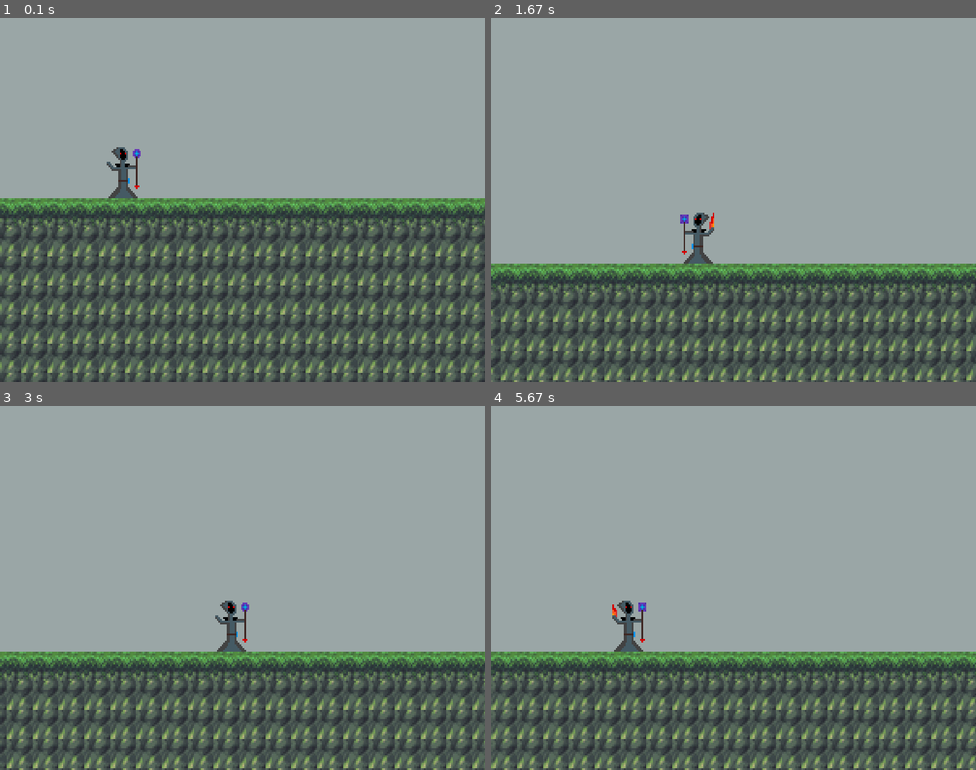
Above: before the commit, frames 1-4 (two rows, left to right).
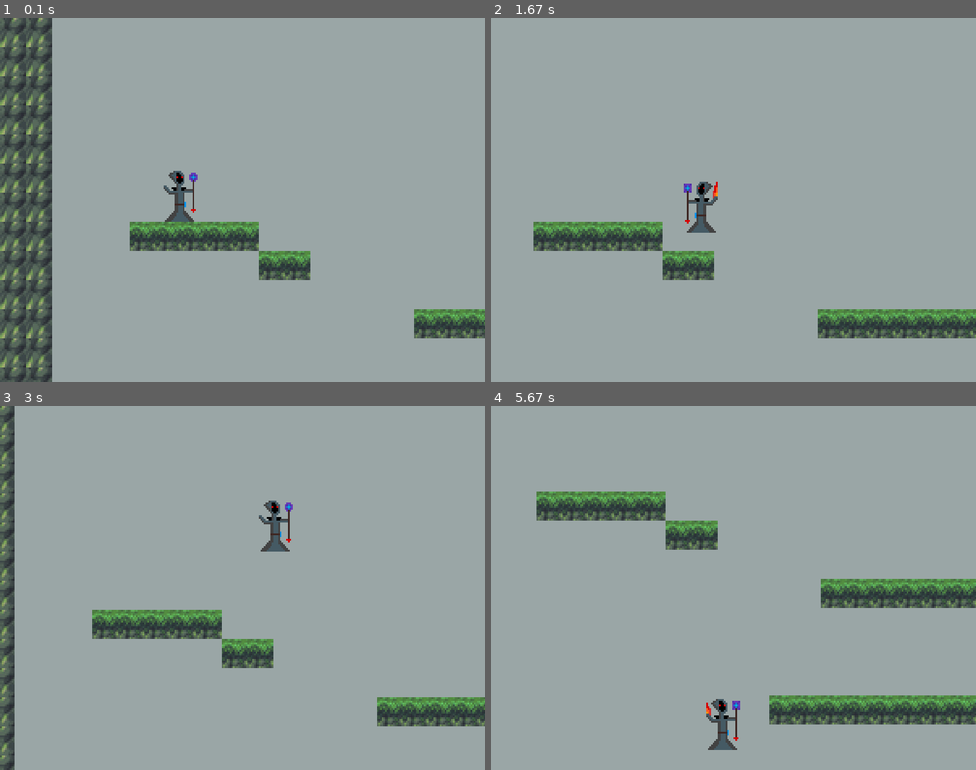
Above: after the commit, the same moments.

Repository: the-akira/PyGameDev
Game: pygame game, started from Exemplos/Platformer/game.py
The game is run twice, just before and just after one commit, with the same random seed, the same clock (stepped at 60 frames per second) and the same inputs.
Inputs:
- Up to frame 1 (0.1 s): no input
- Up to frame 2 (1.67 s): hold Right 0.33-0.8 s; hold Right 0.83-1.3 s; tap Space at 0.9, 1.2, 1.4 s; hold Left from 1.33 s (still down)
- Up to frame 3 (3 s): tap Space at 1.7, 1.97, 2.27, 2.4, 2.7 s; release Left at 1.87 s; hold Left 1.9-2.3 s; hold Right 2.33-2.97 s
- Up to frame 4 (5.67 s): hold Left 3-3.47 s; tap Space at 3.07, 3.37, 3.57, 3.87, 4.07, 4.37, 4.57, 4.87, 5.13, 5.43, 5.57 s; hold Right 3.5-3.97 s; hold Right 4-4.47 s; hold Left 4.5-5.03 s; hold Left 5.07-5.47 s; hold Right from 5.5 s (still down)

The runs differ from the first frame. In frame 1, 52% of the frame differs, in the area x 0-100%, y 0-100%; in frame 2, 35%; in frame 3, 37%; in frame 4, 37%.

Commit message:
Platformer Melhorado

Diff:
--- a/Exemplos/Platformer/game.py
+++ b/Exemplos/Platformer/game.py
@@ -1,17 +1,35 @@
-from pygame.locals import *
 from physics import collision_test, move
+from dataclasses import dataclass
 import pygame, sys
 pygame.init()
 
+@dataclass
+class PlayerMovement:
+    x: int = 0
+    y: int = 0
+
+class Vector2:
+    def __init__(self, x, y):
+        self.x = x
+        self.y = y
+
+    def update(self, x, y):
+        self.x += (x - self.x - 132) / 20
+        self.y += (y - self.y - 106) / 20
+
+    def clamp(self, min_x, max_x, min_y, max_y):
+        self.x = max(min_x, min(self.x, max_x))
+        self.y = max(min_y, min(self.y, max_y))
+
 def load_map(file):
     game_map = []
-    with open(f'{file}','r') as f:
+    with open(f'{file}', 'r') as f:
         data = f.read()
     [game_map.append(list(row)) for row in data.split('\n')]
     return game_map
 
-def load_animation(path,frame_durations):
-    global animation_frames
+def load_animation(path, frame_durations):
+    animation_frames = {}
     animation_name = path.split('/')[-1]
     animation_frame_data = []
     n = 0
@@ -19,97 +37,94 @@
         animation_frame_id = f'{animation_name}_{str(n)}'
         img_loc = f'{path}/{animation_frame_id}.png'
         animation_image = pygame.image.load(img_loc).convert()
-        animation_image.set_colorkey((255,255,255))
+        animation_image.set_colorkey((255, 255, 255))
         animation_frames[animation_frame_id] = animation_image.copy()
-        for i in range(frame):
+        for _ in range(frame):
             animation_frame_data.append(animation_frame_id)
         n += 1
-    return animation_frame_data
+    return animation_frame_data, animation_frames
 
-def change_action(action_var,frame,new_action):
+def change_action(action_var, frame, new_action):
     if action_var != new_action:
         action_var = new_action
         frame = 0
-    return action_var,frame
+    return action_var, frame
+
+def update_camera(camera, target_rect, map_width, map_height, display_width, display_height):
+    camera.update(target_rect.x, target_rect.y)
+    camera.clamp(0, map_width - display_width, 0, map_height - display_height)
+    return camera
 
 clock = pygame.time.Clock()
 pygame.display.set_caption('Platformer')
-WINDOW_SIZE = (800,600)
+WINDOW_SIZE = (800, 600)
 screen = pygame.display.set_mode(WINDOW_SIZE)
-display = pygame.Surface((300,200))
+display = pygame.Surface((300, 200))
 FPS = 60
 
-moving_right = False
-moving_left = False
 vertical_momentum = 0
 air_timer = 0
-true_scroll = [0,0]
+true_scroll = Vector2(0, 0)
 
-global animation_frames
-animation_frames = {}
 animation_database = {}
-animation_database['run'] = load_animation('player/run',[7,7])
-animation_database['idle'] = load_animation('player/idle',[7,7,40])
+animation_database['run'], animation_frames_run = load_animation('player/run', [7, 7])
+animation_database['idle'], animation_frames_idle = load_animation('player/idle', [7, 7, 40])
+animation_frames = {**animation_frames_run, **animation_frames_idle}
 
 game_map = load_map('mapa.txt')
-grass_img = pygame.image.load('grama.png')
-rock_img = pygame.image.load('rocha.png')
+grass_img = pygame.image.load('tiles/grama.png')
+rock_img = pygame.image.load('tiles/rocha.png')
 
 player_action = 'idle'
 player_frame = 0
 player_flip = False
-player_rect = pygame.Rect(100,100,23,30)
+player_rect = pygame.Rect(100, 100, 23, 30)
+TILE_SIZE = 16
+BACKGROUND_COLOR = (154, 166, 166)
+
+map_width = len(game_map[0]) * TILE_SIZE
+map_height = len(game_map) * TILE_SIZE
 
 while True:
-    display.fill((154,166,166))
-    if player_rect.x < 130:
-        true_scroll[0] += (player_rect.x-true_scroll[0]+93)/20
-    if player_rect.x > 1750:
-        true_scroll[0] += (player_rect.x-true_scroll[0]-363)/20
-    if player_rect.y < 3:
-        true_scroll[1] += (player_rect.y-true_scroll[1]-56)/20
-    true_scroll[0] += (player_rect.x-true_scroll[0]-132)/20
-    true_scroll[1] += (player_rect.y-true_scroll[1]-106)/20
-    scroll = true_scroll.copy()
-    scroll[0] = int(scroll[0])
-    scroll[1] = int(scroll[1])
+    display.fill(BACKGROUND_COLOR)
+
+    true_scroll = update_camera(true_scroll, player_rect, map_width, map_height, display.get_width(), display.get_height())
+    scroll = Vector2(int(true_scroll.x), int(true_scroll.y))
 
     tile_rects = []
-    y = 0
-    for layer in game_map:
-        x = 0
-        for tile in layer:
+    for y, layer in enumerate(game_map):
+        for x, tile in enumerate(layer):
             if tile == '1':
-                display.blit(rock_img,(x*16-scroll[0],y*16-scroll[1]))
+                display.blit(rock_img, (x * TILE_SIZE - scroll.x, y * TILE_SIZE - scroll.y))
             if tile == '2':
-                display.blit(grass_img,(x*16-scroll[0],y*16-scroll[1]))
+                display.blit(grass_img, (x * TILE_SIZE - scroll.x, y * TILE_SIZE - scroll.y))
             if tile != '0':
-                tile_rects.append(pygame.Rect(x*16,y*16,16,16))
-            x += 1
-        y += 1
+                tile_rects.append(pygame.Rect(x * TILE_SIZE, y * TILE_SIZE, TILE_SIZE, TILE_SIZE))
 
-    player_movement = [0,0]
-    if moving_right == True:
-        player_movement[0] += 2
-    if moving_left == True:
-        player_movement[0] -= 2
-    player_movement[1] += vertical_momentum
+    player_movement = PlayerMovement()
+    keys = pygame.key.get_pressed()
+    if keys[pygame.K_RIGHT]:
+        player_movement.x += 2
+    if keys[pygame.K_LEFT]:
+        player_movement.x -= 2
+    if keys[pygame.K_SPACE]:
+        if air_timer < 6:
+            vertical_momentum = -4
+
+    player_movement.y += vertical_momentum
     vertical_momentum += 0.2
     if vertical_momentum > 3:
         vertical_momentum = 3
 
-    if player_movement[0] == 0:
-        player_action,player_frame = change_action(player_action,player_frame,'idle')
-    if player_movement[0] > 0:
-        player_flip = False
-        player_action,player_frame = change_action(player_action,player_frame,'run')
-    if player_movement[0] < 0:
-        player_flip = True
-        player_action,player_frame = change_action(player_action,player_frame,'run')
+    if player_movement.x == 0:
+        player_action, player_frame = change_action(player_action, player_frame, 'idle')
+    else:
+        player_flip = player_movement.x < 0
+        player_action, player_frame = change_action(player_action, player_frame, 'run')
 
-    player_rect,collisions = move(player_rect,player_movement,tile_rects)
+    player_rect, collisions = move(player_rect, player_movement, tile_rects)
 
-    if collisions['bottom'] == True:
+    if collisions['bottom']:
         air_timer = 0
         vertical_momentum = 0
     else:
@@ -120,27 +135,14 @@
         player_frame = 0
     player_img_id = animation_database[player_action][player_frame]
     player_img = animation_frames[player_img_id]
-    display.blit(pygame.transform.flip(player_img,player_flip,False),
-        (player_rect.x-scroll[0],player_rect.y-scroll[1]))
+    display.blit(pygame.transform.flip(player_img, player_flip, False),
+                 (player_rect.x - scroll.x, player_rect.y - scroll.y))
 
     for event in pygame.event.get():
-        if event.type == QUIT:
+        if event.type == pygame.QUIT:
             pygame.quit()
             sys.exit()
-        if event.type == KEYDOWN:
-            if event.key == K_RIGHT:
-                moving_right = True
-            if event.key == K_LEFT:
-                moving_left = True
-            if event.key == K_UP:
-                if air_timer < 6:
-                    vertical_momentum = -4
-        if event.type == KEYUP:
-            if event.key == K_RIGHT:
-                moving_right = False
-            if event.key == K_LEFT:
-                moving_left = False
 
-    screen.blit(pygame.transform.scale(display,WINDOW_SIZE),(0,0))
+    screen.blit(pygame.transform.scale(display, WINDOW_SIZE), (0, 0))
     pygame.display.update()
     clock.tick(FPS)
--- a/Exemplos/Platformer/mapa.txt
+++ b/Exemplos/Platformer/mapa.txt
@@ -1,7 +1,18 @@
 110000000000000000000000000000000000000000000000000000000000000000000000000000000000000000000000000000000000000000000011
 110000000000000000000000000000000000000000000000000000000000000000000000000000000000000000000000000000000000000000000011
+110000000000000000000000000000000000000000000000000000000000000000000000000000000000000000000000000000000000000000000011
+110000000000000000000000000000000000000000000000000000000000000000000000000000000000000000000000000000000000000000000011
+110000000000000000000000000000000000000000000000000000000000000000000000000000000000000000000000000000000000000000000011
+110000000000000000000000000000000000000000000000000000000000000000000000000000000000000000000000000000000000000000000011
+110000000000000000000000000000000000000000000000000000000000000000000000000000000000000000000000000000000000000000000011
+110002222200000000000000000000000000000000000002222222222222000000000000000000000000000000000000000000000000000000000011
+110000000022000000000000000000022222222222000000000000000000222000002222222200000000000000000000222222200000000000000011
+110000000000000000000000000000000000000000000000000000000000000000000000000020000000000000000000000000000000000000000011
+110000000000000022222222222220000000000000000000000000000000000000000000000000002222220000000000000000000000000000000011
+110000000000000000000000000000000000000000000000000000000000000000000000000000000000000000000000000000000000000000000011
+110000000000000000000000000000000000000002222222222222000000000000000000000000000000000000000000000000222222000000000011
 110000000000000000000000000000000000000000000000000000000000000000000000022222222222220000000000000000000000000000000011
-110000000000000000000000000000000000000000000000000000000000000000000000000000000000000000000000000000000000000000000011
+110000000000002222222200000000000000000000000000000000000000000000000000000000000000000000000000000000000000000000000011
 110000000000000000000000000000000000000000000000000000000000000000222200000000000000000000000000000000000000000000000011
 110000000000000000000000000000000000000000000002222222222200000000111100000000000000000000000000000000000000000000000011
 112222222222222222222222222222222222222222222221111111111122222222111122222222222222222222222222222222222222222222222211
@@ -13,4 +24,3 @@
 111111111111111111111111111111111111111111111111111111111111111111111111111111111111111111111111111111111111111111111111
 111111111111111111111111111111111111111111111111111111111111111111111111111111111111111111111111111111111111111111111111
 111111111111111111111111111111111111111111111111111111111111111111111111111111111111111111111111111111111111111111111111
-111111111111111111111111111111111111111111111111111111111111111111111111111111111111111111111111111111111111111111111111
--- a/Exemplos/Platformer/physics.py
+++ b/Exemplos/Platformer/physics.py
@@ -1,28 +1,28 @@
-def collision_test(rect,tiles):
+def collision_test(rect, tiles):
     hit_list = []
     for tile in tiles:
         if rect.colliderect(tile):
             hit_list.append(tile)
     return hit_list
 
-def move(rect,movement,tiles):
+def move(rect, movement, tiles):
     collision_types = {'top':False,'bottom':False,'right':False,'left':False}
-    rect.x += movement[0]
+    rect.x += movement.x
     hit_list = collision_test(rect,tiles)
     for tile in hit_list:
-        if movement[0] > 0:
+        if movement.x > 0:
             rect.right = tile.left
             collision_types['right'] = True
-        elif movement[0] < 0:
+        elif movement.x < 0:
             rect.left = tile.right
             collision_types['left'] = True
-    rect.y += movement[1]
+    rect.y += movement.y
     hit_list = collision_test(rect,tiles)
     for tile in hit_list:
-        if movement[1] > 0:
+        if movement.y > 0:
             rect.bottom = tile.top
             collision_types['bottom'] = True
-        elif movement[1] < 0:
+        elif movement.y < 0:
             rect.top = tile.bottom
             collision_types['top'] = True
     return rect, collision_types
Renamed: Exemplos/Platformer/grama.png -> Exemplos/Platformer/tiles/grama.png
Renamed: Exemplos/Platformer/rocha.png -> Exemplos/Platformer/tiles/rocha.png
